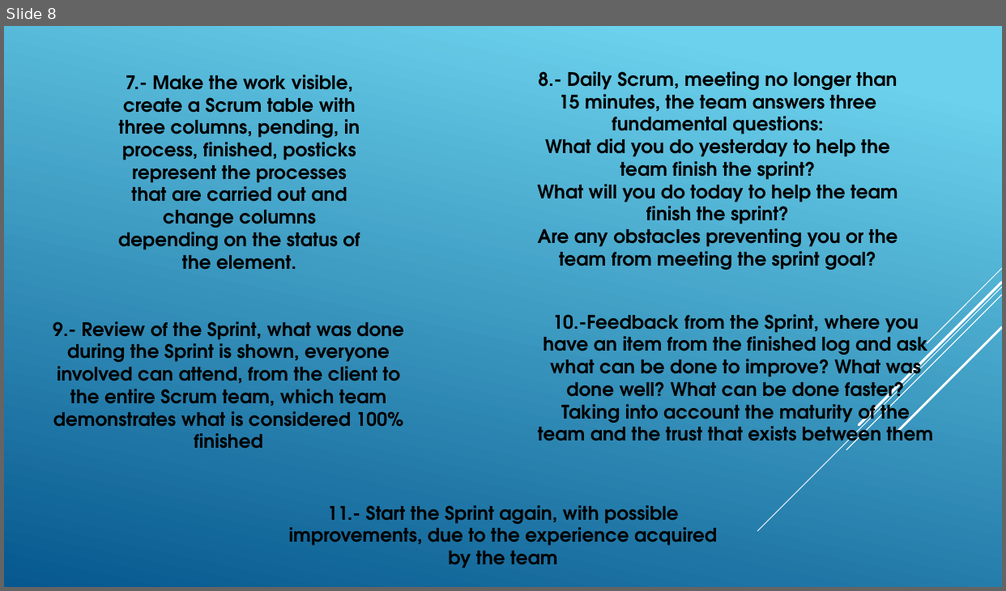
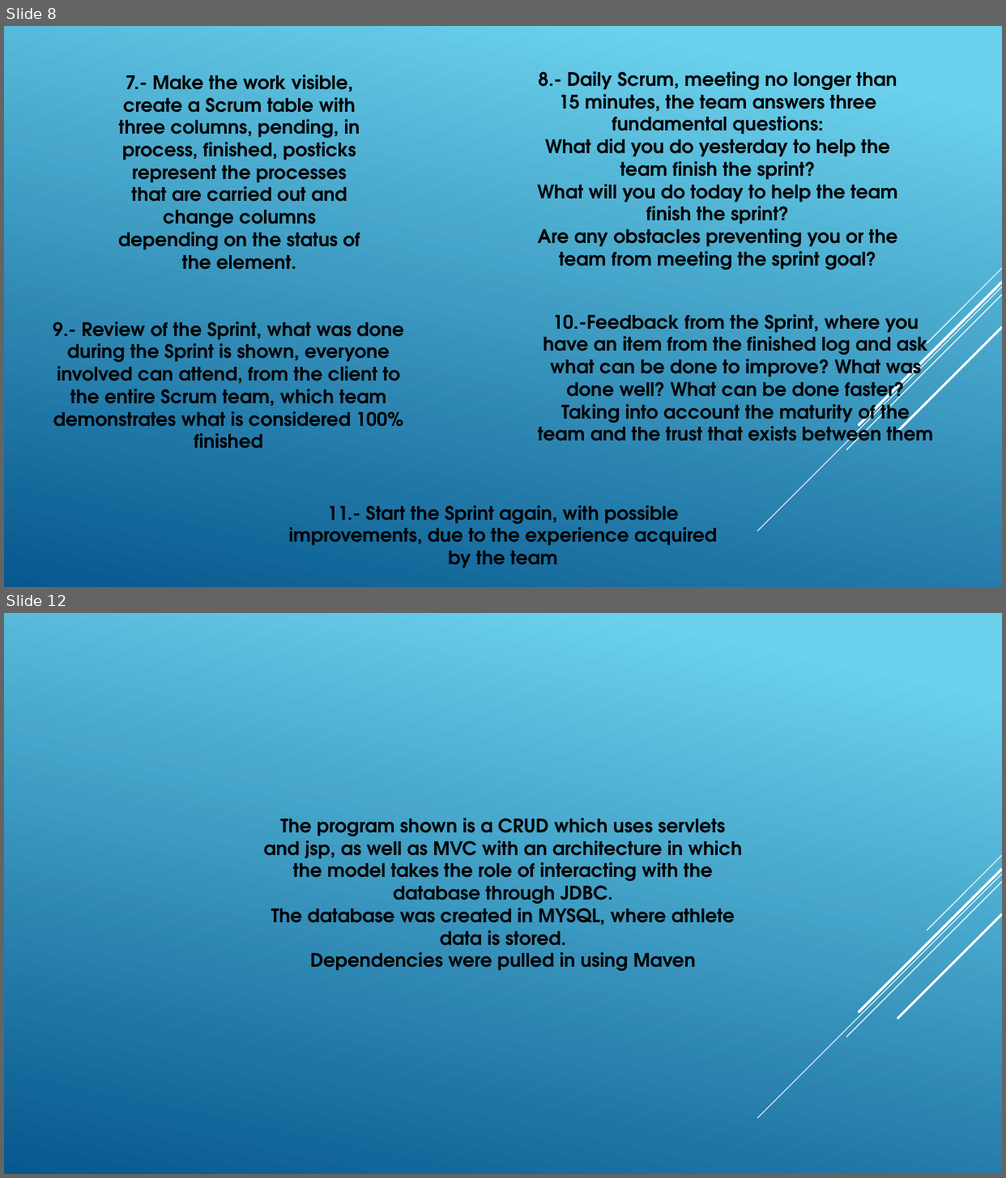
Before and after one commit to mota1299/XideralAcademiaJava, a slide deck: Exámenes/Semana03/Examen Semana03.pptx. Shown one above the other, each under a label of ours: slide 8 before the commit, slides 8 and 12 after it; the slides between them are not shown. The pictures are 1006x591 and 1006x1178 pixels, drawn with LibreOffice and Linux fonts; fonts in the diff are those of the drawing; background and template pictures are left out. Boxes give left, top, right and bottom in pixels: in the first picture for what was removed or moved away, otherwise in the second. Text is boxed around its words. In the diff, an @@ line names an element or a change of style, - is before the commit and + after.

Commit message:
Crud con Spring

```diff
--- a/Exámenes/Semana03/Examen Semana03.pptx
+++ b/Exámenes/Semana03/Examen Semana03.pptx
@@ slide 12 added at [4,613,1002,1174], background picture (left out); not listed: 5 template elements that a slide beside it also shows @@
@@ text added at [264,818,743,971], 18 pt, text #000000, bold @@
+The program shown is a CRUD which uses servlets and jsp, as well as MVC with an architecture in which the model takes the role of interacting with the database through JDBC.
+The database was created in MYSQL, where athlete data is stored.
+Dependencies were pulled in using Maven
```
Also in this commit, not shown: 1 slide changed, 4 other slides added, 54 other files.
